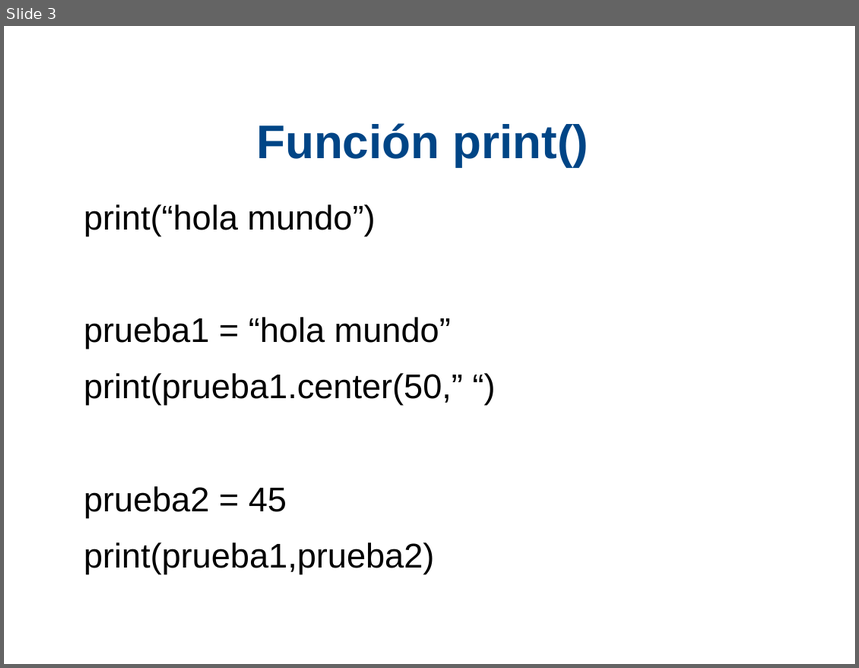
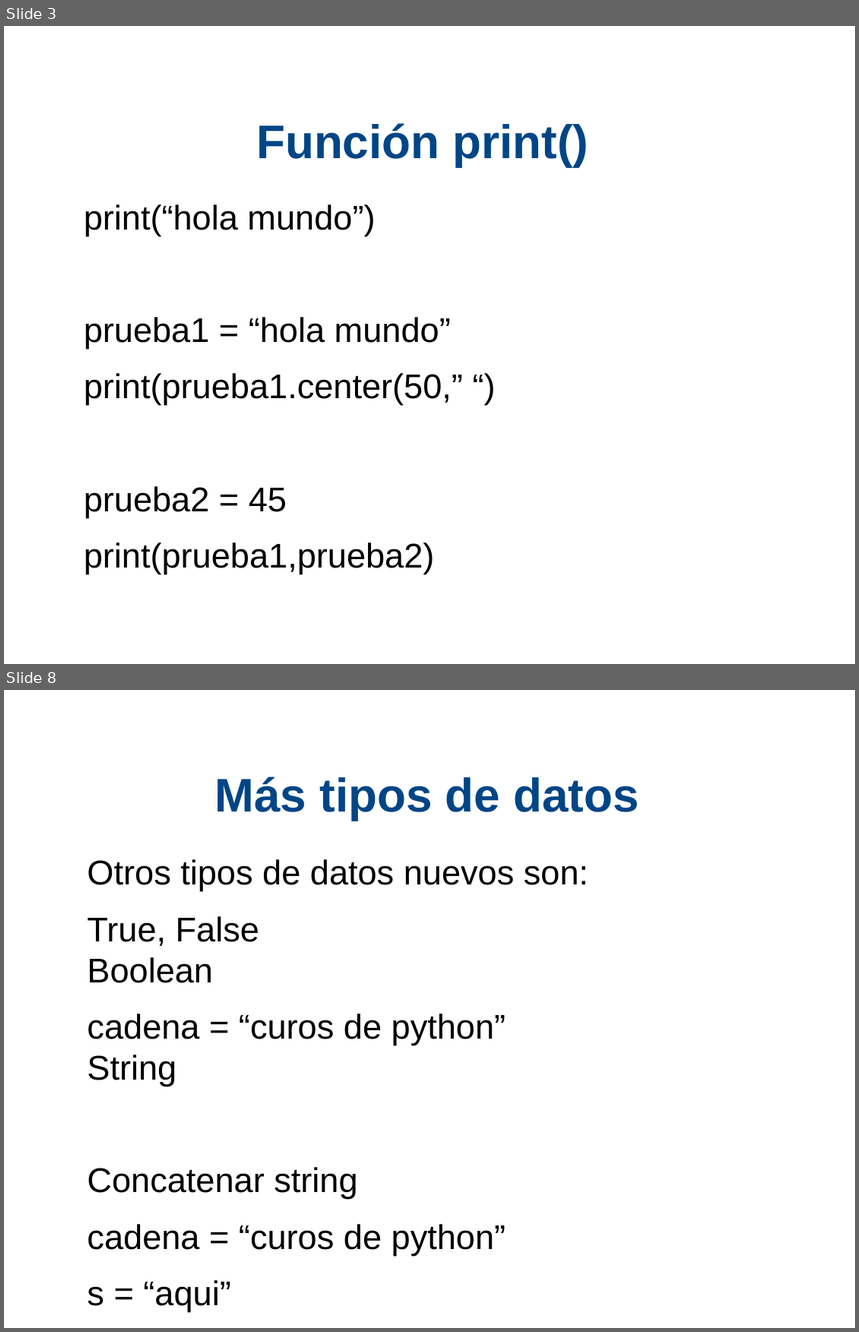
Before and after one commit to xDavidPM/Taller-Python, a slide deck: Python diapositiva.odp. Shown one above the other, each under a label of ours: slide 3 before the commit, slides 3 and 8 after it; the slides between them are not shown. The pictures are 859x668 and 859x1332 pixels, drawn with LibreOffice and Linux fonts; fonts in the diff are those of the drawing; background and template pictures are left out. Boxes give left, top, right and bottom in pixels: in the first picture for what was removed or moved away, otherwise in the second. Text is boxed around its words. In the diff, an @@ line names an element or a change of style, - is before the commit and + after.

```diff
--- a/Python diapositiva.odp
+++ b/Python diapositiva.odp
@@ slide 8 added at [4, 690, 855, 1328], background #FFFFFF @@
@@ title added at [215, 777, 639, 820], 44 pt, text #004586, bold @@
+Más tipos de datos
@@ text added at [87, 859, 588, 1312], 32 pt, text #000000 @@
+Otros tipos de datos nuevos son:
+True, False Boolean
+cadena = “curos de python” String
+Concatenar string
+cadena = “curos de python”
+s = “aqui”
+print(cadena+” ”+s)
```
Also in this commit, not shown: 2 slides changed, 4 other slides added, 1 other file.
